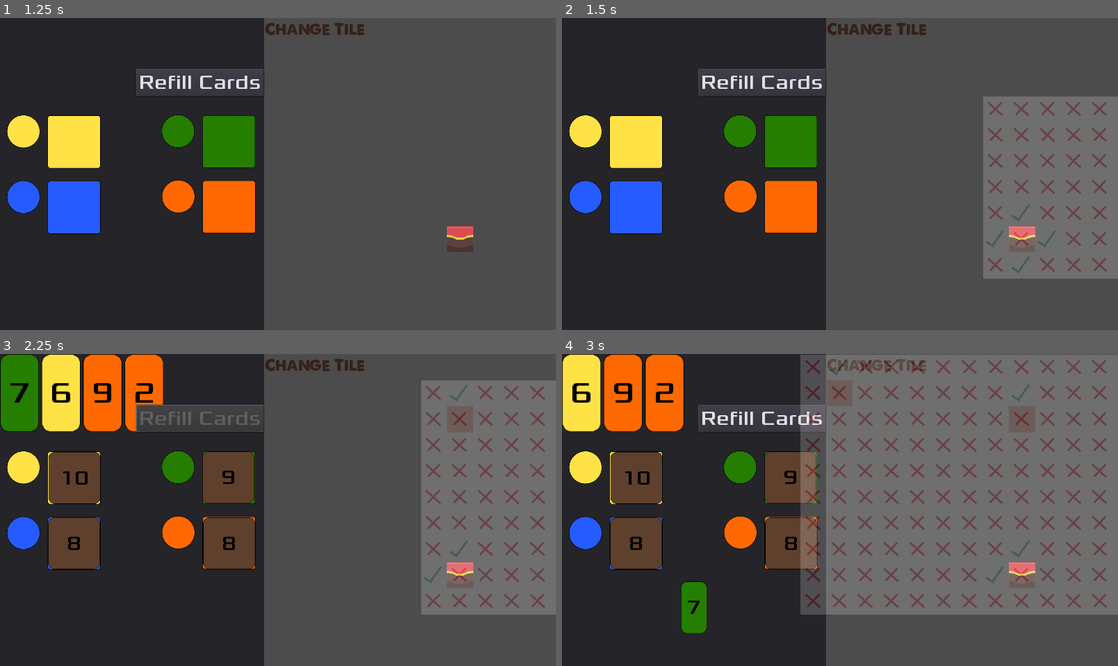
Above: before the commit, frames 1-4 (two rows, left to right).
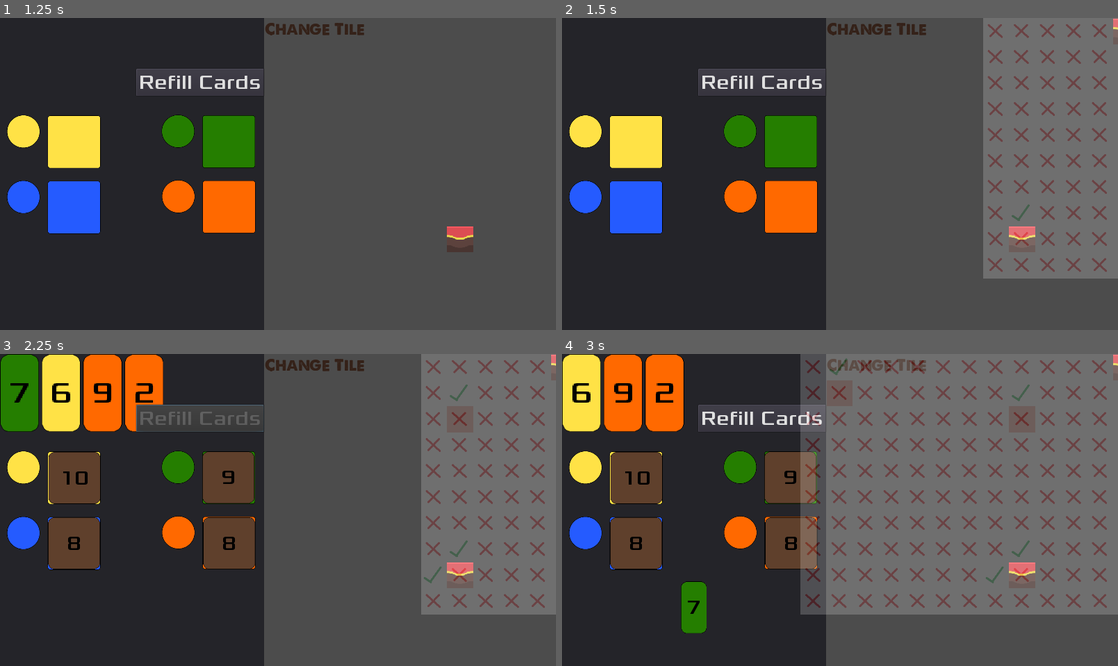
Above: after the commit, the same moments.

Repository: Structed/alcaramba
Game: Godot game, scene res://Drawable/MainMenu/MainMenu.tscn
Same seed, same stepped clock (60 frames per second), same inputs: the game is played once before the commit and once after it.
Inputs:
- Up to frame 1 (1.25 s): click "New Game" at 0.5 s
- Up to frame 2 (1.5 s): click "Change Tile" at 1.25 s
- Up to frame 3 (2.25 s): click "Refill Cards" at 2 s
- Up to frame 4 (3 s): click "7" at 2.75 s

Frame 1 is identical in both runs. In frame 2, 6.3% of the frame differs, in the area x 75-100%, y 0-82%; in frame 3, 2.1%; in frame 4, 0.2%.

Commit message:
Review with Structed

Diff:
--- a/src/alcaramba/Drawable/Town/Town.gd
+++ b/src/alcaramba/Drawable/Town/Town.gd
@@ -2,11 +2,13 @@
 
 var _stack_tiles: TileCardCollection = TileCardCollection.new()
 #var tile_card_scene = preload("res://Drawable/Card/TileCardDrawable.tscn")
-var _current_tile: TileCard = TileCard.new(-1, 0, TileCard.TileType.START, TileCard.WALL_SIDE_NONE)
+var _current_tile: TileCard = TileCard.new(0, 0, TileCard.TileType.START, TileCard.WALL_SIDE_NONE)
 
 
 # Called when the node enters the scene tree for the first time.
 func _ready():
+
+	# TODO: add starting tile to _stack_tiles:
 	place_starting_tile()
 
 func _input(event):
@@ -27,33 +29,18 @@
 				update_overlay(_get_border(),_current_tile._id)
 
 				# right click
-			if event.button_index==2 && get_cell(x, y) != -1: #right click and tile not empty
-				remove_tile(x,y)
+			if event.button_index == 2 && get_cell(x, y) != -1: #right click and tile not empty
+				remove_tile(x, y)
 				update_overlay(_get_border(), _current_tile._id)
 
 func place_tile(x: int, y: int, tile: TileCard):
-	#if is_valid_placement(x,y,tile):
+	#if is_placement_valid(x,y,tile.get_id()):
 	set_cell(x, y, tile.get_id())
 
 func remove_tile(x: int, y: int) -> int:
 	var tile_id = get_cell(x, y)
 	set_cell(x, y, -1)
 	return tile_id
-
-func is_valid_placement(x: int, y: int , tile: TileCard):
-	var tile_id = get_cell(x, y)
-	tile.get_enabled_walls()
-	#unfinished TODO
-
-# debug functions
-func _get_border():
-	return get_used_rect()
-
-func _on_TextureButton_pressed():
-	#DEBUG
-	_current_tile = TileCard.new(randi()%13+1, 0, TileCard.TileType.START, TileCard.WALL_SIDE_NONE)
-	_get_border()
-	print(_current_tile._id)
 
 func place_starting_tile() -> void:
 	var start_x = 7
@@ -66,31 +53,29 @@
 	var placement_valid = false
 
 	# if tile is already populated return false
-	if get_cell(x,y)!=-1: return false
+	if get_cell(x,y) != -1: return false
 
-	var center_card = _stack_tiles.get_card_by_position(id) # card to place
+	var center_card = _stack_tiles.get_card_by_id(id) # card to place
 
 	# loop over all tiles surrounding position (including itself)
 	for _x in range(-1,2):
 		for _y in range(-1,2):
 			if abs(_x) != abs(_y): #leaves only tiles neighbouring up, down, left and right
-				if get_cell(x+_x, y+_y) !=-1: #if neighbour tile is not empty
+				if get_cell(x+_x, y+_y) != -1: #if neighbour tile is not empty
 
 					placement_valid = true # if tile has a neighbour it is possibly true
 
-					var next_card = _stack_tiles.get_card_by_position(get_cell(x+_x, y+_y))
+					var next_card = _stack_tiles.get_card_by_id(get_cell(x + _x, y + _y))
+					# direction from tile to place to its neighbour
 					var direction =""
 					if _x == -1: direction = "LEFT"
 					if _x ==  1: direction = "RIGHT"
 					if _y == 1: direction = "DOWN"
 					if _y ==  -1: direction = "UP"
-					var a = get_cell(x+_x, y+_y)
-					var b = is_wall(center_card, next_card, direction)
 
 					# is there a wall between the two tiles
 					if is_wall(center_card, next_card, direction):
 						return false
-
 	return placement_valid
 
 func is_wall(card1: TileCard, card2: TileCard, direction: String)-> bool:
@@ -109,9 +94,19 @@
 	return false
 
 func update_overlay(border: Rect2, id_compare: int = 6):
-	for x in range(border.position.x-1, border.position.x+border.size.x+1):
-		for y in range(border.position.y-1, border.position.y+border.size.y+1):
+	for x in range(border.position.x - 1, border.position.x + border.size.x+1):
+		for y in range(border.position.y - 1, border.position.y + border.size.y+1):
 			if is_placement_valid(x, y, id_compare ):
 				$TileMap_valid_overlay.set_cell(x,y,1)
 			else:
 				$TileMap_valid_overlay.set_cell(x,y,0)
+
+# debug functions
+func _get_border():
+	return get_used_rect()
+
+func _on_TextureButton_pressed():
+	#DEBUG
+	_current_tile = TileCard.new(randi() % 13 + 1, 0, TileCard.TileType.START, TileCard.WALL_SIDE_NONE)
+	_get_border()
+	print(_current_tile._id)
--- a/src/alcaramba/Drawable/Town/Town.tscn
+++ b/src/alcaramba/Drawable/Town/Town.tscn
@@ -441,7 +441,6 @@
 [node name="TileMap" type="TileMap"]
 tile_set = SubResource( 1 )
 format = 1
-tile_data = PoolIntArray( 262164, 19, 0 )
 script = ExtResource( 1 )
 
 [node name="TextureButton" type="TextureButton" parent="."]
--- a/src/alcaramba/Scripts/AbstractCardCollection.gd
+++ b/src/alcaramba/Scripts/AbstractCardCollection.gd
@@ -15,5 +15,8 @@
 func _take_card():
 	return _stack.pop_back()
 
-func get_card_by_position(position: int):
-	return _stack[position]
+func get_card_by_id(id: int):
+	for card in _stack:
+		if card._id == id:
+			return card
+	return null
